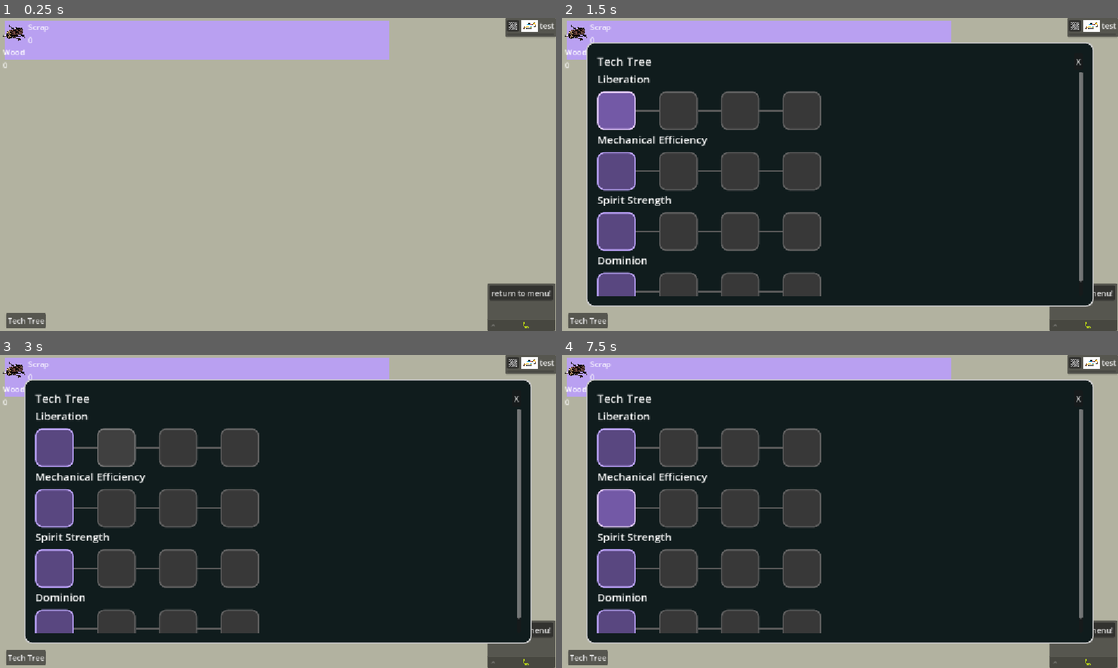
Above: before the commit, frames 1-4 (two rows, left to right).
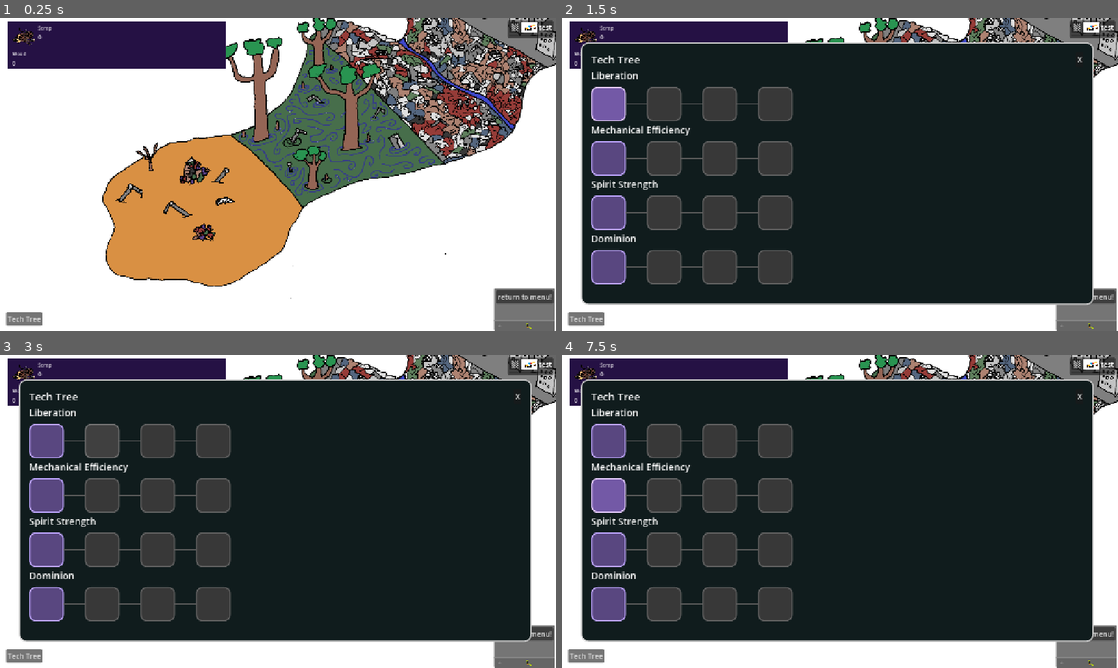
Above: after the commit, the same moments.

Repository: ChrstphrHll/brackeys2026.2
Game: Godot game, scene res://game.tscn
The game is run twice, just before and just after one commit, with the same random seed, the same clock (stepped at 60 frames per second) and the same inputs.
Inputs (mouse positions are in pixels of both pictures, inside the frame that each line leads up to):
- Up to frame 1 (0.25 s): no input
- Up to frame 2 (1.5 s): click "Tech Tree" at 0.5 s; click (617, 111) at 1.27 s
- Up to frame 3 (3 s): click (44, 442) at 2.02 s; click (116, 448) at 2.77 s
- Up to frame 4 (7.5 s): click (662, 442) at 3.52 s; click (739, 448) at 4.27 s; click (717, 442) at 5.02 s; click (801, 448) at 5.77 s; click (773, 442) at 6.52 s; click (617, 508) at 7.27 s

The runs differ from the first frame. In frame 1, 99% of the frame differs, in the area x 0-100%, y 0-100%; in frame 2, 42%; in frame 3, 42%; in frame 4, 42%.

Commit message:
Add zone map and map interaction

Diff:
--- a/game.tscn
+++ b/game.tscn
@@ -2,6 +2,8 @@
 
 [ext_resource type="Script" uid="uid://oj1jk4pb0e8u" path="res://game.gd" id="1_80nbo"]
 [ext_resource type="PackedScene" uid="uid://dnk21g31ndx2p" path="res://machines/machine.tscn" id="2_e2o6t"]
+[ext_resource type="Script" uid="uid://c2sgfp8aerlgk" path="res://map_world.gd" id="2_ryrav"]
+[ext_resource type="Texture2D" uid="uid://cqcr24ampxom5" path="res://assets/Brackeys_Map.png" id="3_eow3j"]
 [ext_resource type="Script" uid="uid://cq07e5l4s8y8b" path="res://resource_display.gd" id="3_feb5d"]
 [ext_resource type="PackedScene" uid="uid://bo17u31186itu" path="res://ui/tech_tree_menu.tscn" id="4_fc0e3"]
 
@@ -9,34 +11,49 @@
 script = ExtResource("1_80nbo")
 
 [node name="ColorRect" type="ColorRect" parent="." unique_id=1515006803]
-offset_left = -28.0
-offset_top = -39.0
-offset_right = 1238.0
-offset_bottom = 720.0
-color = Color(0.69803923, 0.69803923, 0.627451, 1)
+offset_left = 4.0
+offset_top = 3.0
+offset_right = 1278.0
+offset_bottom = 721.0
+mouse_filter = 2
+
+[node name="MapWorld" type="Node2D" parent="." unique_id=899177164]
+position = Vector2(640, 360)
+scale = Vector2(0.45, 0.45)
+script = ExtResource("2_ryrav")
+
+[node name="BrackeysMap" type="Sprite2D" parent="MapWorld" unique_id=1492002433]
+position = Vector2(488.88892, -302.22223)
+texture = ExtResource("3_eow3j")
 
 [node name="UI" type="Control" parent="." unique_id=47031167]
 layout_mode = 3
 anchors_preset = 15
 anchor_right = 1.0
 anchor_bottom = 1.0
+offset_left = -6.0
+offset_top = 6.0
+offset_right = -6.0
+offset_bottom = -10.0
 grow_horizontal = 2
 grow_vertical = 2
+mouse_filter = 2
 
 [node name="ColorRect" type="ColorRect" parent="UI" unique_id=1009556227]
 layout_mode = 0
-offset_left = 10.0
-offset_top = 6.0
-offset_right = 805.0
-offset_bottom = 86.0
-color = Color(0.7273021, 0.62820613, 0.9454588, 1)
+offset_left = 25.0
+offset_top = 2.0
+offset_right = 526.0
+offset_bottom = 111.0
+mouse_filter = 2
+color = Color(0.14703667, 0.06607689, 0.26568013, 1)
 
 [node name="ResourceDisplay" type="HBoxContainer" parent="UI" unique_id=1186182925]
 layout_mode = 0
-offset_left = 6.0
-offset_top = 7.0
-offset_right = 1017.0
-offset_bottom = 66.0
+offset_left = 34.0
+offset_top = 9.0
+offset_right = 831.0
+offset_bottom = 68.0
 script = ExtResource("3_feb5d")
 
 [node name="Machines" type="VBoxContainer" parent="UI" unique_id=1846919649]
@@ -54,10 +71,10 @@
 
 [node name="TechTreeButton" type="Button" parent="UI" unique_id=2015784784]
 layout_mode = 0
-offset_left = 12.0
-offset_top = 611.0
-offset_right = 95.0
-offset_bottom = 642.0
+offset_left = 20.0
+offset_top = 671.0
+offset_right = 103.0
+offset_bottom = 702.0
 text = "Tech Tree"
 
 [node name="TechTreeMenu" parent="UI" unique_id=821310349 instance=ExtResource("4_fc0e3")]
--- /dev/null
+++ b/map_world.gd
@@ -0,0 +1,72 @@
+extends Node2D
+
+
+# Control how far the player can zoom.
+@export var min_zoom: float = 0.30
+@export var max_zoom: float = 0.80
+@export var zoom_step: float = 0.05
+
+
+var dragging: bool = false
+
+
+func _unhandled_input(event: InputEvent) -> void:
+	# Handle mouse buttons.
+	if event is InputEventMouseButton:
+
+		# Left-click and drag = pan the map.
+		if event.button_index == MOUSE_BUTTON_LEFT:
+			dragging = event.pressed
+
+			if dragging:
+				get_viewport().set_input_as_handled()
+
+		# Mouse wheel up = zoom in.
+		elif event.button_index == MOUSE_BUTTON_WHEEL_UP and event.pressed:
+			_zoom_at_mouse(zoom_step)
+			get_viewport().set_input_as_handled()
+
+		# Mouse wheel down = zoom out.
+		elif event.button_index == MOUSE_BUTTON_WHEEL_DOWN and event.pressed:
+			_zoom_at_mouse(-zoom_step)
+			get_viewport().set_input_as_handled()
+
+
+	# Handle dragging.
+	elif event is InputEventMouseMotion and dragging:
+
+		# Prevents the map from getting stuck
+		# in dragging mode if the mouse was released over some UI
+		if Input.is_mouse_button_pressed(MOUSE_BUTTON_LEFT):
+			position += event.relative
+			get_viewport().set_input_as_handled()
+		else:
+			dragging = false
+
+
+func _zoom_at_mouse(zoom_change: float) -> void:
+	var old_zoom: float = scale.x
+
+	var new_zoom: float = clampf(
+		old_zoom + zoom_change,
+		min_zoom,
+		max_zoom
+	)
+
+	if is_equal_approx(old_zoom, new_zoom):
+		return
+
+	# Find where the mouse is on the screen.
+	var mouse_position: Vector2 = get_viewport().get_mouse_position()
+
+	# Determine which point on the map is underneath the mouse.
+	var point_on_map: Vector2 = \
+		(mouse_position - position) / old_zoom
+
+	# Apply the new zoom.
+	scale = Vector2(new_zoom, new_zoom)
+
+	# Reposition the map so the same point remains underneath
+	# the mouse cursor while zooming.
+	position = \
+		mouse_position - point_on_map * new_zoom
--- a/project.godot
+++ b/project.godot
@@ -26,6 +26,8 @@
 
 [display]
 
+window/size/viewport_width=1280
+window/size/viewport_height=720
 window/stretch/mode="canvas_items"
 window/stretch/aspect="expand"
 
--- a/resource_display.gd
+++ b/resource_display.gd
@@ -22,7 +22,7 @@
 	# Optional icon
 	var icon = TextureRect.new()
 
-	icon.custom_minimum_size = Vector2(48, 48)
+	icon.custom_minimum_size = Vector2(56, 56)
 	icon.expand_mode = TextureRect.EXPAND_IGNORE_SIZE
 	icon.stretch_mode = TextureRect.STRETCH_KEEP_ASPECT_CENTERED
 
@@ -35,10 +35,12 @@
 	# Resource name
 	var name_label = Label.new()
 	name_label.text = resource_name.capitalize()
+	name_label.add_theme_font_size_override("font_size", 11)
 	column.add_child(name_label)
 
 	# Resource amount
 	var amount_label = Label.new()
+	amount_label.add_theme_font_size_override("font_size", 13)
 	column.add_child(amount_label)
 
 	# Remember all the UI objects associated with this resource
Binary file added: assets/Brackeys_Map.png
Not shown, added: assets/Brackeys_Map.png.import
Not shown, added: map_world.gd.uid
